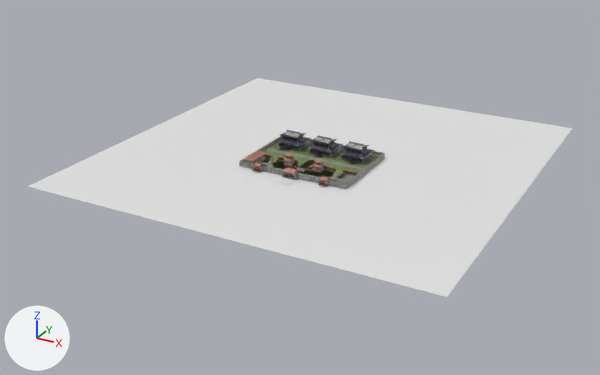
What one commit did to the FBX model 09_10_Animation/Proyecto/Animacion/bin/models/mongol/ESCENAS/AreaTemplos.fbx.
Camera for both pictures: a camera (50 mm lens) standing at (55.3, -108.3, 47.6) and looking at (-2.0, -4.1, -4.5). The axes (+X, +Y, +Z) are drawn at lower left. The lights are the same throughout. The older version comes first. Vertices at exactly the same position are counted once.

In view in the first picture: 'CasetaCentral.003', 'Muro_Rod', 'Muro_Rod.002', 'Plane', 'Plane.003', 'TemploPrincipal.002' and 8 more.
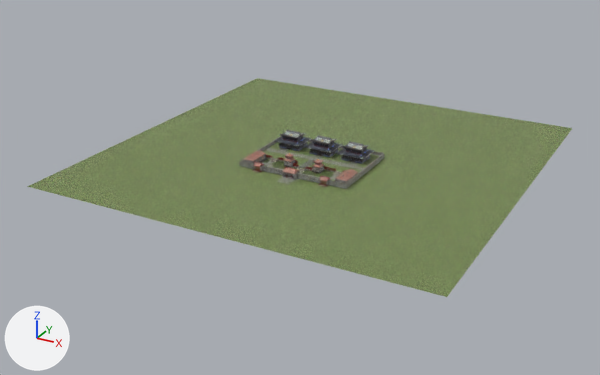
Where the newer file only moved an object's origin or applied its transform, the numbers keep the older frame.

What differs and where, as boxes [x1, y1, x2, y2] in the pictures (600 x 375 px):
'Plane', recoloured, surface changed (white to green)
    both: [27, 78, 572, 297]
'CasetaCentral.003', reshaped (383% wider, 127% taller)
    before: [243, 150, 266, 164]
    after: [243, 150, 358, 183]
'Plane.003', recoloured
    both: [276, 177, 294, 184]
part 1 of me_cube_004, added
    after: [335, 169, 358, 181]

The change in detail:
me_plane_009 has 4 vertices, 2 faces and spans x -1.01..1.01, y -12.99..-10.99, z 0.03.
me_plane_009 gains material mat_material_006 (picture img_caminotemplo_png).
me_plane_006 has 4 vertices, 2 faces and spans x -31.5..31.5, y -31.5..31.5, z 0.0.
me_plane_006 is used by ob_plane; location (0.0, 0.0, -0.1).
me_plane_006 part 2: texture (UV) coordinates of 2 of 2 faces, centred in x -10.5..10.5, y -10.5..10.5, z 0.0, changed; they spanned u 0.0..1.0, v 0.0..1.0 and now span u -184.08..176.89, v -203.62..157.34.
me_plane_006 gains material mat_material_003 (picture img_pastotemplo_jpg).
me_cube_004 is used by ob_casetacentral_003; location (0.0, 0.0, 0.0).
me_cube_004 had 139 vertices, 212 faces and spanned x -8.76..-6.87, y -9.87..-5.99, z -0.01..1.39.
me_cube_004 now has 278 vertices, 424 faces and spans x -8.76..8.76, y -9.87..-5.99, z -0.01..1.39.
me_cube_004 part 1: the loose piece of 19 vertices spanning x -8.76..-6.87, y -9.87..-5.99, z 0.95..1.39 is copied, and the copy is mirrored in x about the mesh origin; it spans x 6.87..8.76, y -9.87..-5.99, z 0.95..1.39.
Other edits to the shape of me_cube_004 do not show in these pictures.
